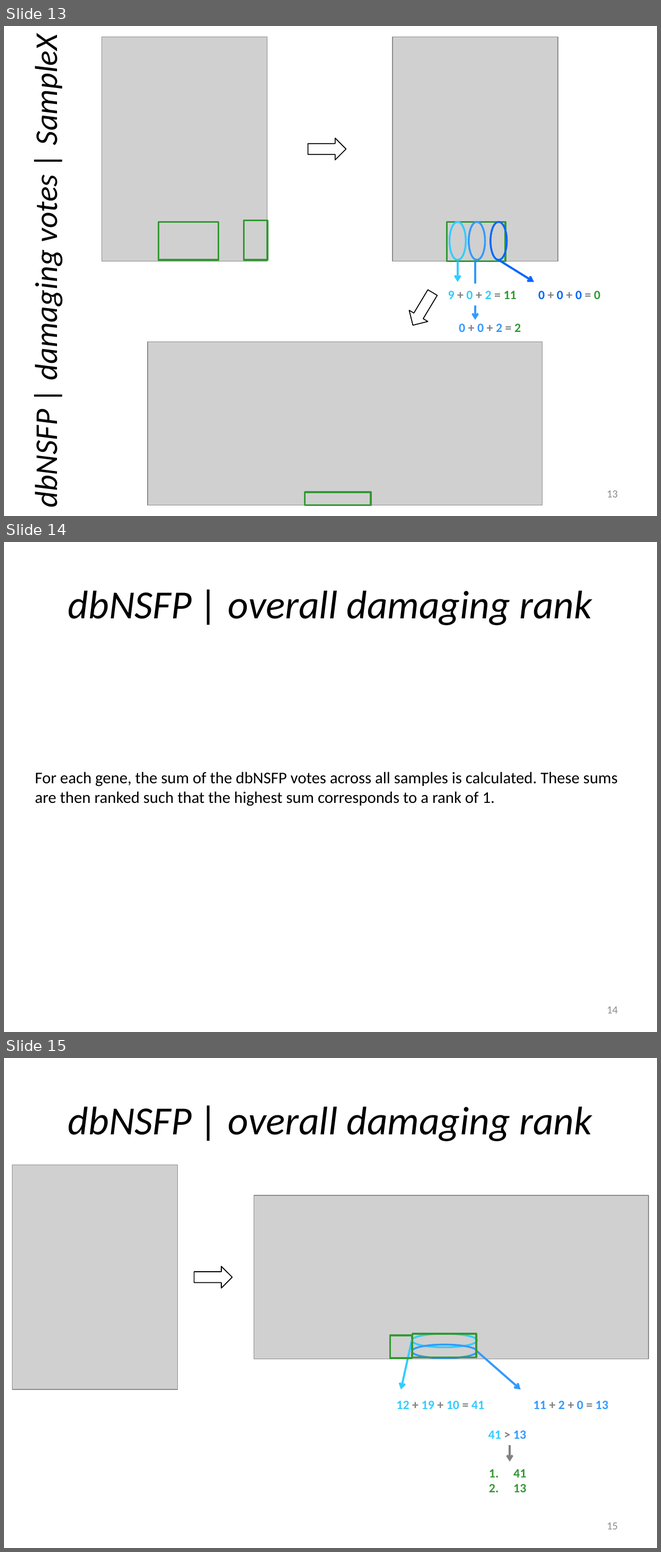
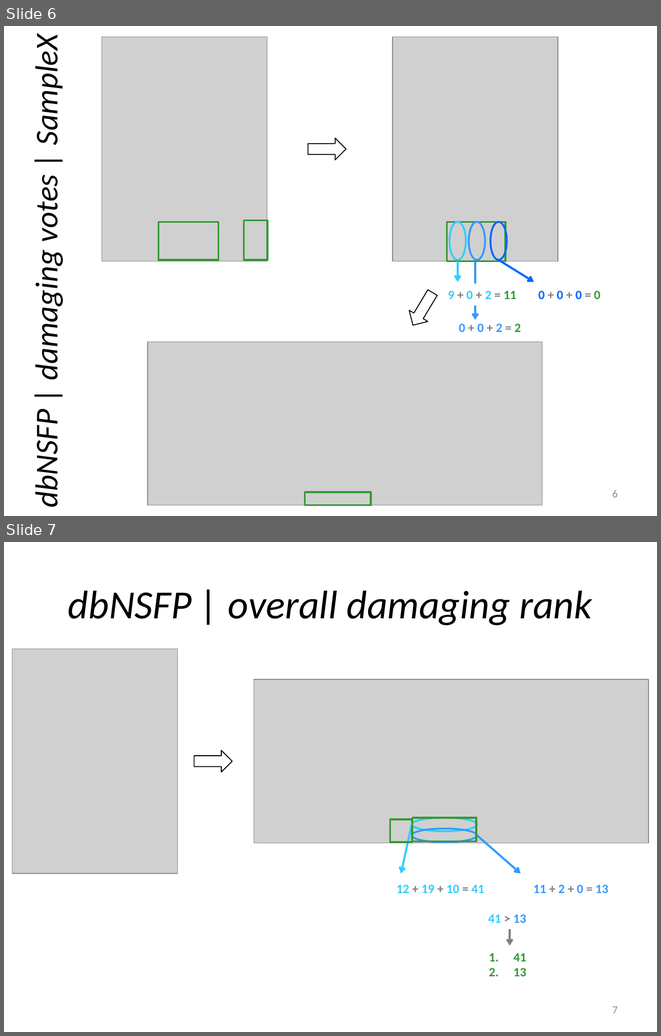
Before and after one commit to umich-brcf-bioinf/GeneRollup, a slide deck: doc/overview_source.pptx. Shown one above the other, each under a label of ours: slides 13, 14 and 15 before the commit, slides 6 and 7 after it. The pictures are 661x1552 and 661x1036 pixels, drawn with LibreOffice and Linux fonts; fonts in the diff are those of the drawing; grey boxes stand for pictures. Boxes give left, top, right and bottom in pixels: in the first picture for what was removed or moved away, otherwise in the second. Text is boxed around its words. In the diff, an @@ line names an element or a change of style, - is before the commit and + after.

```diff
--- a/doc/overview_source.pptx
+++ b/doc/overview_source.pptx
@@ slide 14 removed at <box>4,542,657,1032</box>, background #FFFFFF @@
@@ title removed at <box>68,590,592,625</box> @@
-dbNSFP | overall damaging rank
@@ text removed at <box>35,771,618,806</box> @@
-For each gene, the sum of the dbNSFP votes across all samples is calculated. These sums are then ranked such that the highest sum corresponds to a rank of 1.
@@ page number removed at <box>607,1006,618,1013</box> @@
-14
@@ what was slide 13 is now slide 6 @@
@@ page number at <box>612,490,618,497</box>: text changed @@
-13
+6
@@ what was slide 15 is now slide 7 @@
@@ page number at <box>612,1006,618,1013</box>: text changed @@
-15
+7
```
Also in this commit, not shown: 1 slide changed, 10 other slides removed, 1 other file.
